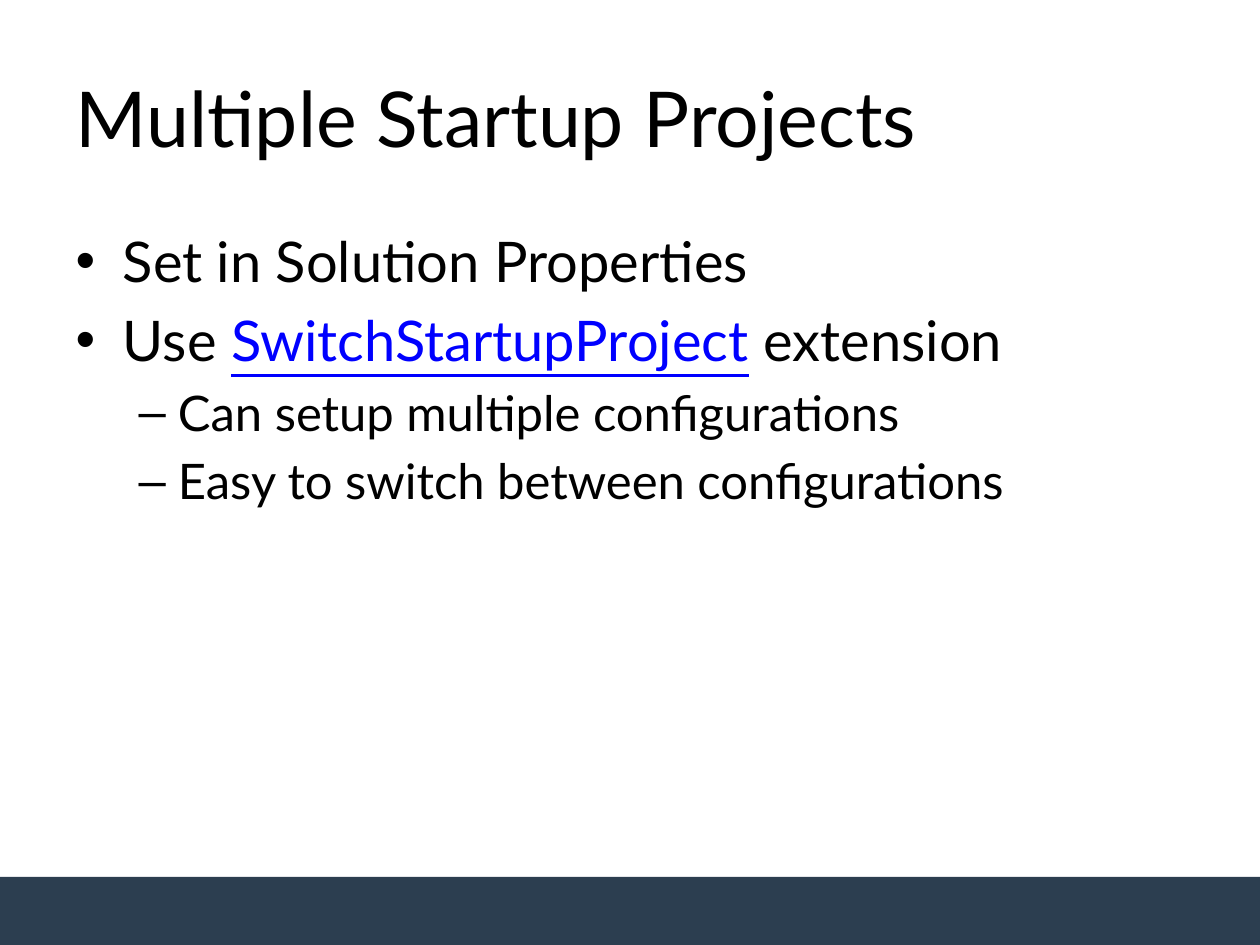
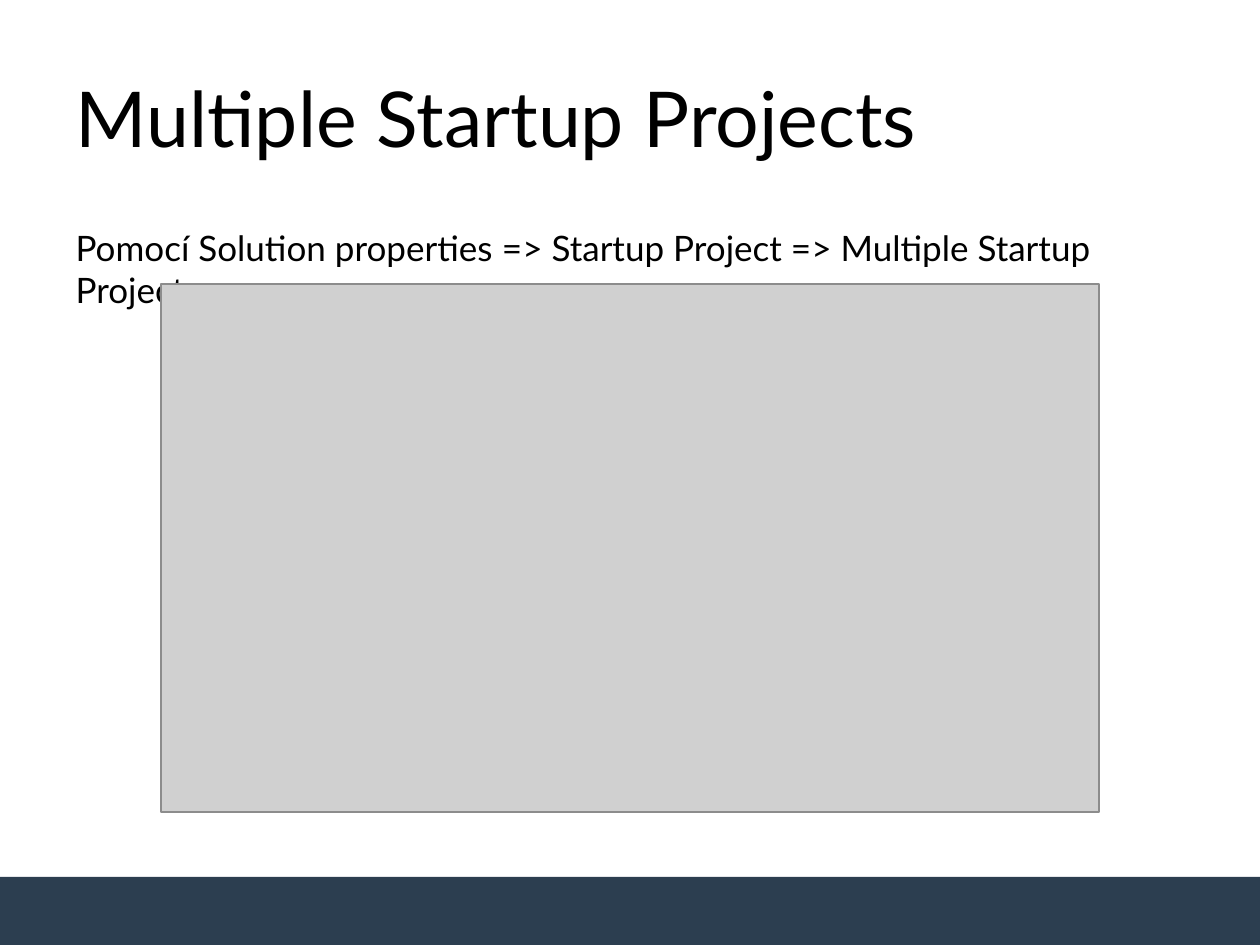
Before and after one commit to MichalTichy/Lecture-Integrating-Blazor-with-Backend, a slide deck: slide 13 of slides.pptx. Drawn at 1260x945 pixels with LibreOffice and Linux fonts; fonts in the diff are those of the drawing; grey boxes stand for pictures; background and template pictures are left out. Boxes give left, top, right and bottom in pixels: in the first picture for what was removed or moved away, otherwise in the second. Text is boxed around its words. In the diff, an @@ line names an element or a change of style, - is before the commit and + after.

```diff
--- a/slides.pptx
+++ b/slides.pptx
@@ text at bbox=[76, 235, 1091, 310]: text changed; size 28 to 20 pt @@
-• Set in Solution Properties
-• Use SwitchStartupProject extension
-  – Can setup multiple configurations
-  – Easy to switch between configurations
+Pomocí Solution properties => Startup Project => Multiple Startup Project.
@@ picture added at bbox=[161, 284, 1100, 811] @@
```
Also in this commit, not shown: 7 other slides changed, 1 slide added, 8 other files.
